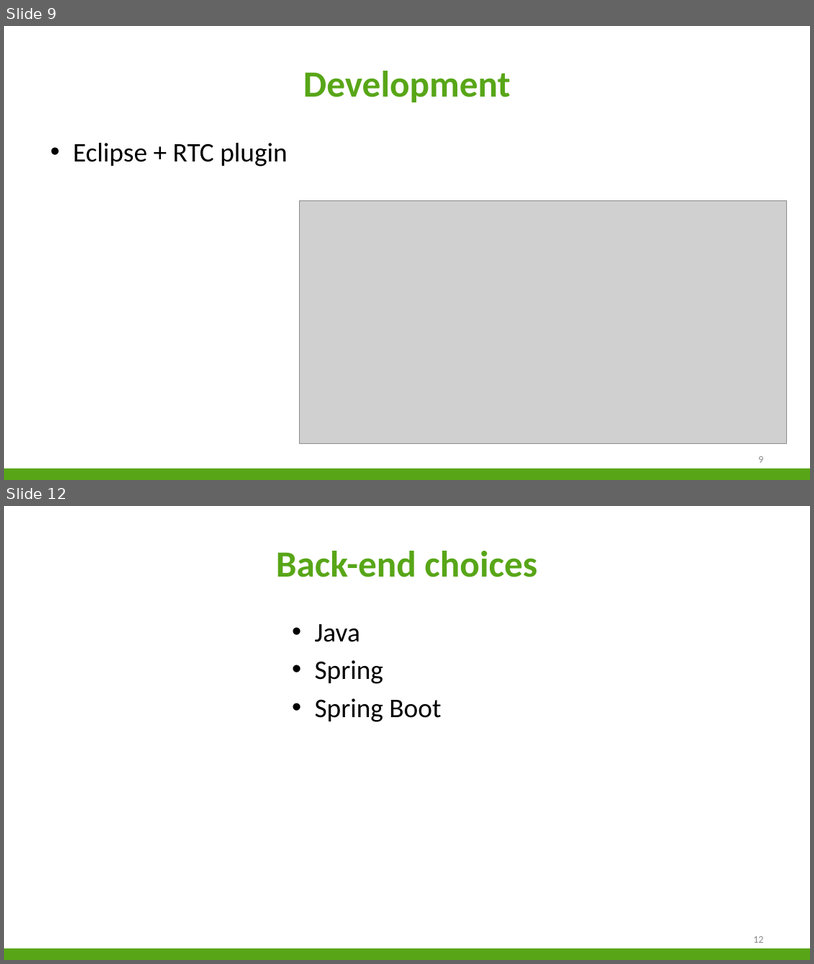
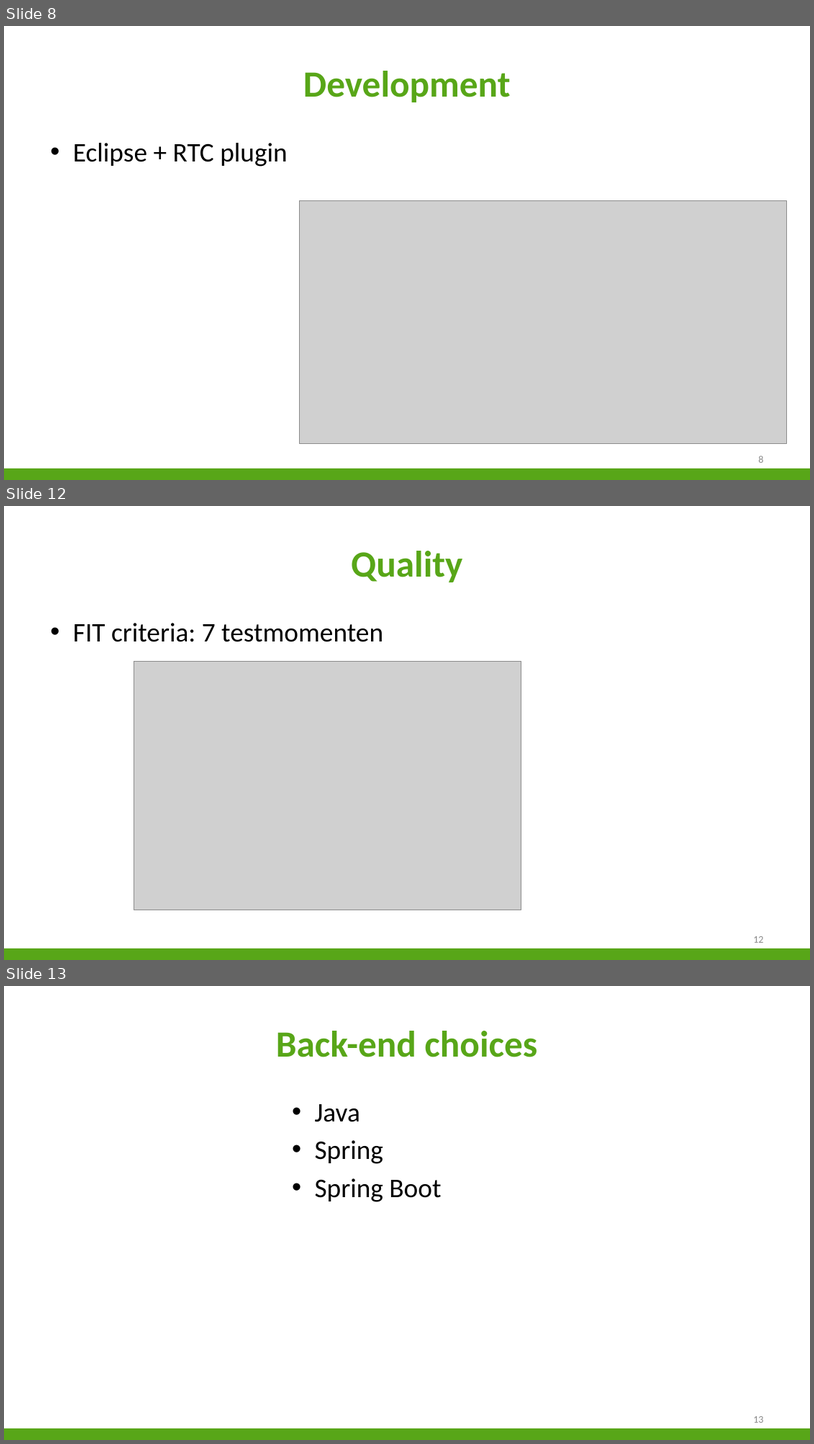
Before and after one commit to niekvandael/iTalent, a slide deck: italent/documents/Presentatie/Presentatie.pptx. Shown one above the other, each under a label of ours: slides 9 and 12 before the commit, slides 8, 12 and 13 after it; the slides between them are not shown. The pictures are 814x964 and 814x1444 pixels, drawn with LibreOffice and Linux fonts; fonts in the diff are those of the drawing; grey boxes stand for pictures; background and template pictures are left out. Boxes give left, top, right and bottom in pixels: in the first picture for what was removed or moved away, otherwise in the second. Text is boxed around its words. In the diff, an @@ line names an element or a change of style, - is before the commit and + after.

```diff
--- a/italent/documents/Presentatie/Presentatie.pptx
+++ b/italent/documents/Presentatie/Presentatie.pptx
@@ slide 12 added at [4, 506, 810, 960], background #FFFFFF; not listed: 1 template element that a slide beside it also shows @@
@@ title added at [351, 551, 463, 582], 44 pt, text #58A618, bold @@
+Quality
@@ text added at [73, 623, 383, 642], 32 pt, text #000000 @@
+• FIT criteria: 7 testmomenten
@@ picture added at [134, 661, 522, 909] @@
@@ page number added at [754, 936, 764, 942], 12 pt, text #898989 @@
+12
@@ what was slide 9 is now slide 8 @@
@@ page number at [759, 455, 764, 462]: text changed @@
-9
+8
@@ what was slide 12 is now slide 13 @@
```
Also in this commit, not shown: 2 slides changed, 2 other slides added, 2 slides removed.
